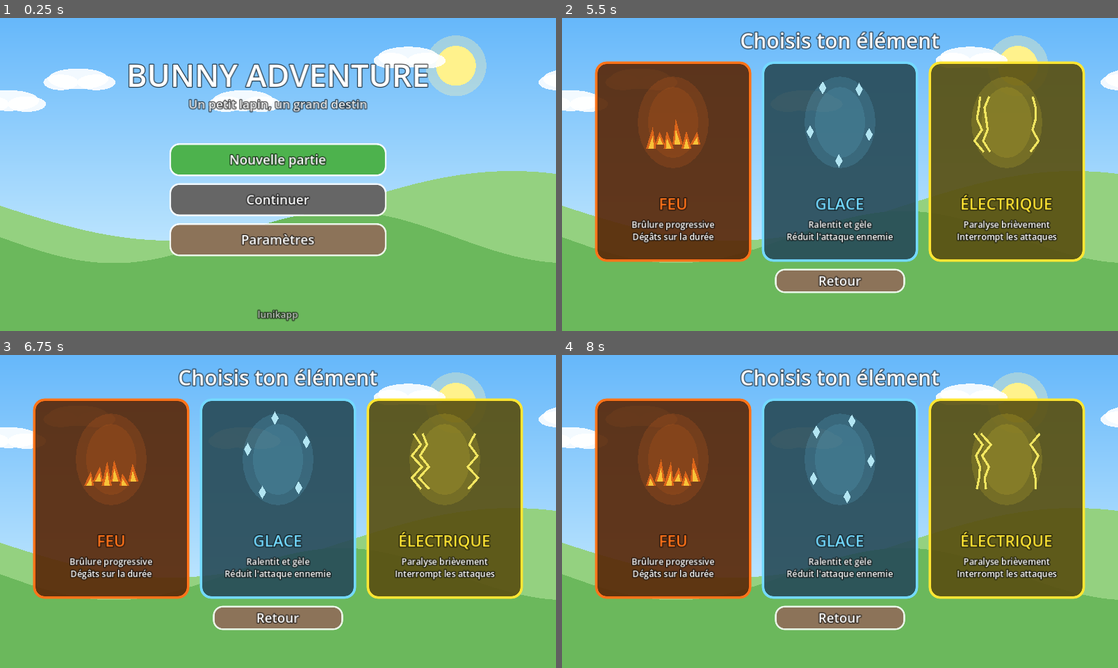
Above: before the commit, frames 1-4 (two rows, left to right).
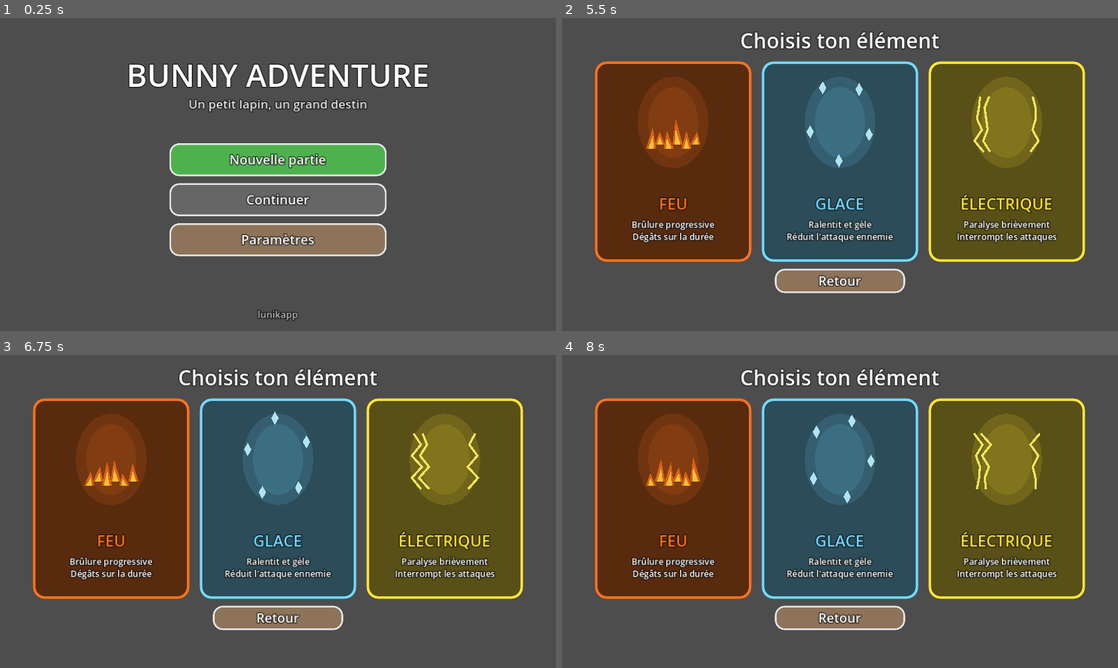
Above: after the commit, the same moments.

Repository: lunikjeu-commits/BunnyAdventure
Game: Godot game, scene res://scenes/main.tscn
Two runs of this game, one before a commit and one after it. Both use one fixed random seed, a clock stepped at 60 frames per second and the inputs below.
Inputs (mouse positions are in pixels of both pictures, inside the frame that each line leads up to):
- Up to frame 1 (0.25 s): no input
- Up to frame 2 (5.5 s): tap Enter (ui_accept) at 0.5, 0.77, 1.25, 2, 2.75, 3.77, 4.25, 5 s; move the mouse to (962, 158) at 0.52 s; hold Right (ui_right) 0.53-1.25 s; click (962, 158) at 0.67 s; drag from (728, 190) to (812, 237) at 1.27 s; move the mouse to (895, 105) at 2.02 s; hold Left (ui_left) 2.03-2.75 s; drag from (812, 237) to (673, 127) at 2.77 s; move the mouse to (1006, 221) at 3.52 s; hold Right (ui_right) 3.53-4.25 s; drag from (673, 127) to (756, 96) at 4.27 s; move the mouse to (867, 174) at 5.02 s; hold Right (ui_right) from 5.03 s (still down); click (867, 174) at 5.17 s
- Up to frame 3 (6.75 s): release Right (ui_right) at 5.75 s; drag from (194, 433) to (166, 527) at 5.77 s; move the mouse to (400, 495) at 6.52 s; hold Left (ui_left) from 6.53 s (still down)
- Up to frame 4 (8 s): tap Enter (ui_accept) at 6.77 s; release Left (ui_left) at 7.25 s; drag from (728, 527) to (812, 574) at 7.27 s

The runs differ from the first frame. In frame 1, 87% of the frame differs, in the area x 0-100%, y 0-100%; in frame 2, 44%; in frame 3, 44%; in frame 4, 44%.

Commit message:
Add files via upload

Diff:
--- a/scripts/background.gd
+++ b/scripts/background.gd
@@ -1,39 +1,34 @@
 extends Node2D
-# Ciel, soleil, nuages et collines en parallaxe (dessinés, sans image).
+# Ciel, nuages et deux plans de collines en parallaxe (images générées).
 
-const Gfx = preload("res://scripts/gfx.gd")
+const Art = preload("res://scripts/art.gd")
 var cam: Camera2D = null
+
+func _ready() -> void:
+	texture_filter = CanvasItem.TEXTURE_FILTER_LINEAR_WITH_MIPMAPS
 
 func _process(_d: float) -> void:
 	queue_redraw()
 
 func _draw() -> void:
 	var sz := get_viewport_rect().size
-	var top := Color(0.40, 0.72, 0.98)
-	var bot := Color(0.86, 0.96, 1.0)
-	draw_polygon(
-		PackedVector2Array([Vector2(0, 0), Vector2(sz.x, 0), Vector2(sz.x, sz.y), Vector2(0, sz.y)]),
-		PackedColorArray([top, top, bot, bot]))
-	draw_circle(Vector2(sz.x * 0.82, 110), 70, Color(1, 0.96, 0.7, 0.35))
-	draw_circle(Vector2(sz.x * 0.82, 110), 46, Color(1, 0.95, 0.55))
+	var sky := Art.tex("bg_sky")
+	if sky != null:
+		draw_texture_rect(sky, Rect2(Vector2.ZERO, sz), false)
 	var cx := 0.0
 	if cam != null:
 		cx = cam.get_screen_center_position().x
-	for i in 6:
-		var x := fposmod(float(i) * 380.0 - cx * 0.1, sz.x + 400.0) - 200.0
-		var y := 90.0 + float(i % 3) * 50.0
-		Gfx.ell(self, Vector2(x, y), 70, 24, Color(1, 1, 1, 0.9))
-		Gfx.ell(self, Vector2(x - 40, y + 8), 40, 18, Color(1, 1, 1, 0.9))
-		Gfx.ell(self, Vector2(x + 42, y + 8), 44, 18, Color(1, 1, 1, 0.9))
-	_hills(sz, cx * 0.2, 0.60, Color(0.58, 0.82, 0.50), 80.0, 0.004)
-	_hills(sz, cx * 0.45, 0.70, Color(0.42, 0.72, 0.36), 60.0, 0.006)
+	_layer("bg_far", sz, cx * 0.12, sz.y * 0.22, Color(0.56, 0.72, 0.70))
+	_layer("bg_mid", sz, cx * 0.30, sz.y * 0.31, Color(0.25, 0.60, 0.29))
 
-func _hills(sz: Vector2, off: float, base: float, col: Color, amp: float, freq: float) -> void:
-	var pts := PackedVector2Array()
-	var x := 0.0
-	while x <= sz.x + 20.0:
-		pts.append(Vector2(x, sz.y * base + sin((x + off) * freq) * amp))
-		x += 20.0
-	pts.append(Vector2(sz.x + 20.0, sz.y))
-	pts.append(Vector2(0, sz.y))
-	draw_colored_polygon(pts, col)
+func _layer(name: String, sz: Vector2, off: float, y: float, fill: Color) -> void:
+	var t := Art.tex(name)
+	if t == null:
+		return
+	var w := float(t.get_width())
+	var h := float(t.get_height())
+	var x := -fposmod(off, w)
+	while x < sz.x:
+		draw_texture_rect(t, Rect2(x, y, w + 1.0, h), false)
+		x += w
+	draw_rect(Rect2(0.0, y + h - 1.0, sz.x, sz.y), fill)
